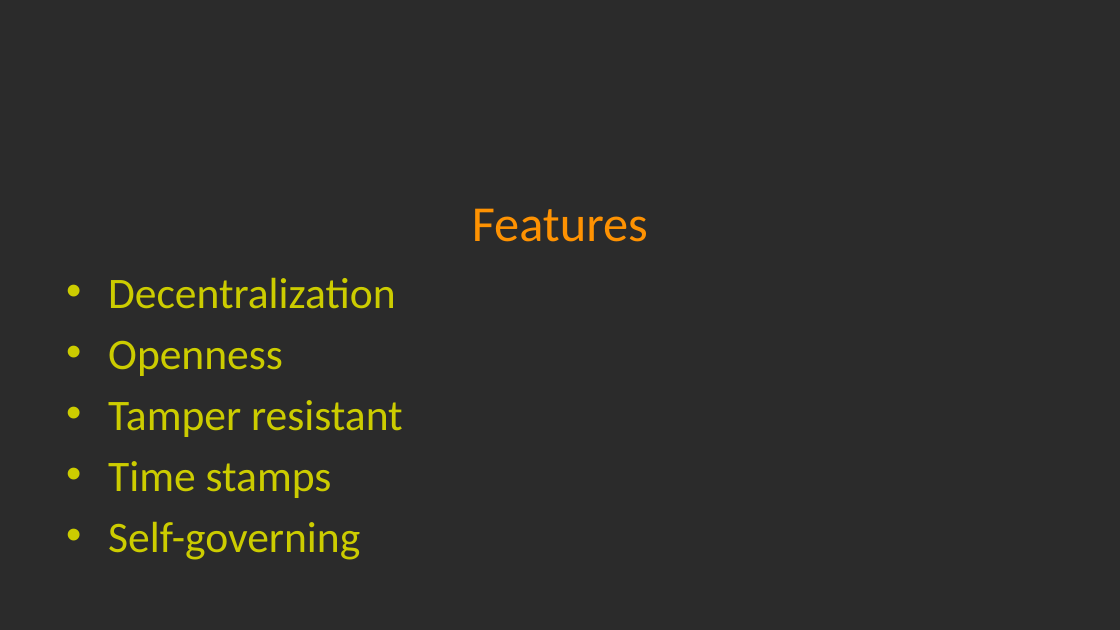
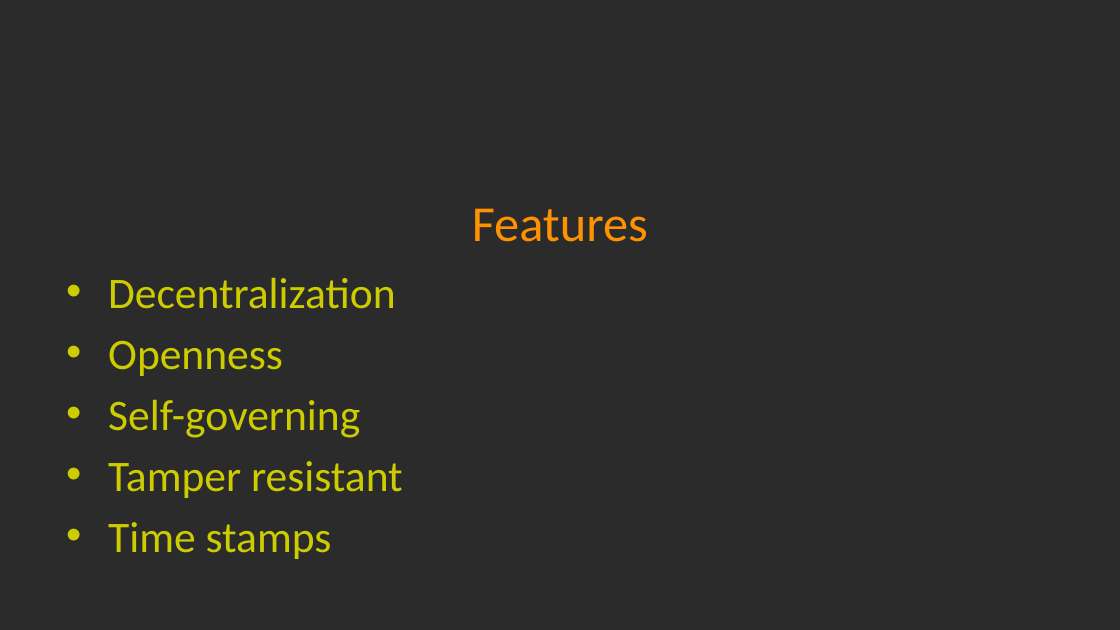
Before and after one commit to LeafLu0315/Presentation, a slide deck: slide 4 of blockchain.pptx. Drawn at 1120x630 pixels with LibreOffice and Linux fonts; fonts in the diff are those of the drawing; background and template pictures are left out; a plain dark background stands for a picture behind light text. Boxes give left, top, right and bottom in pixels: in the first picture for what was removed or moved away, otherwise in the second. Text is boxed around its words. In the diff, an @@ line names an element or a change of style, - is before the commit and + after.

Commit message:
change something

```diff
--- a/blockchain.pptx
+++ b/blockchain.pptx
@@ text at (x1=108, y1=400, x2=360, y2=438): paragraph added @@
+• Self-governing
@@ text at (x1=108, y1=522, x2=360, y2=560): paragraph removed @@
-• Self-governing
```
